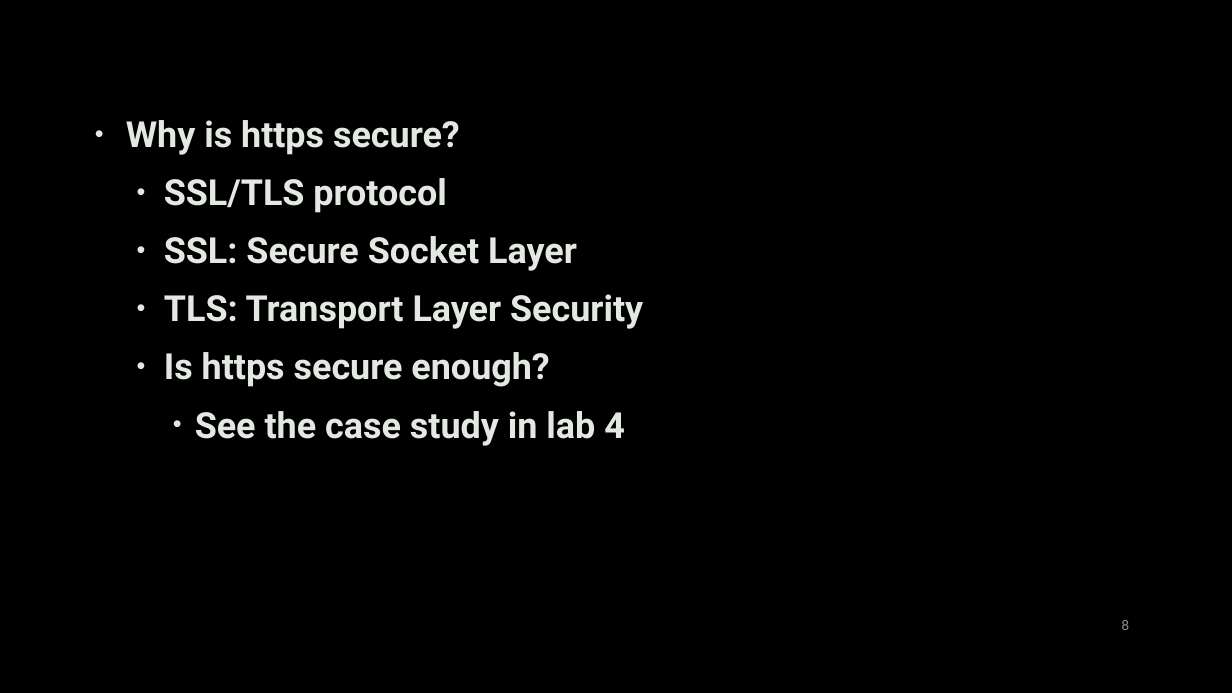
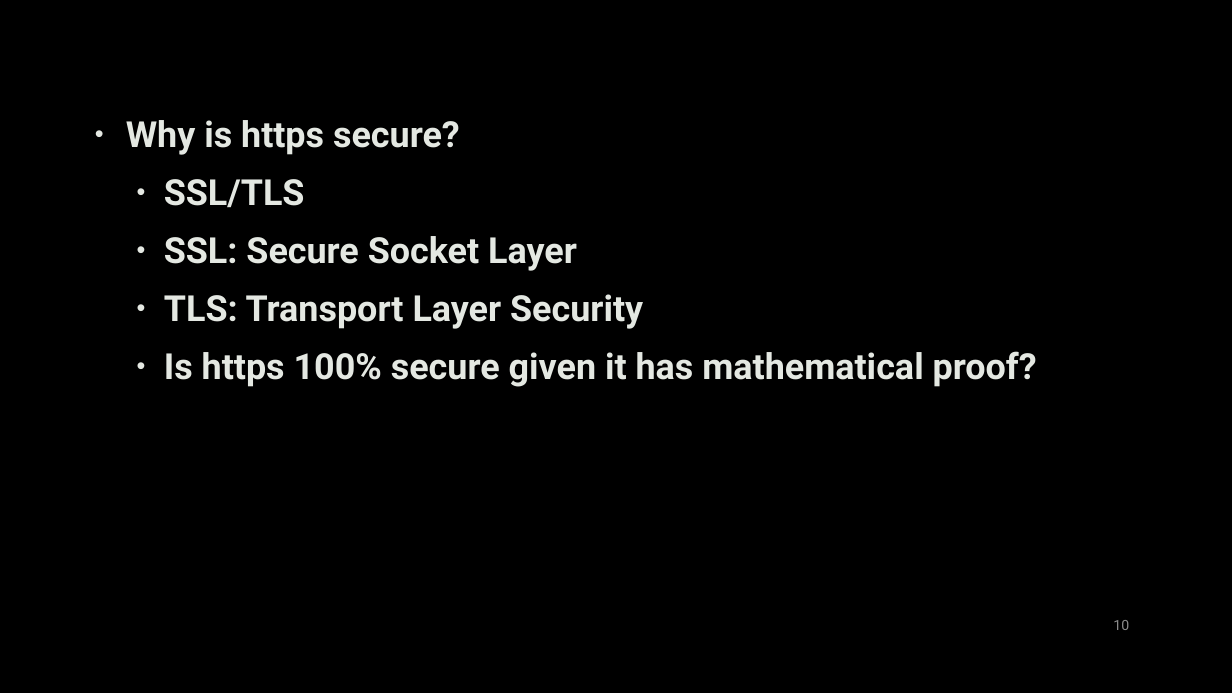
Before and after one commit to uwacyber/cits1003, a slide deck: slide 10 of cits1003-lecture_slides/CITS1003-3 NetworkAndComputers-exercises.pptx (slide 8 before the commit). Drawn at 1232x693 pixels with LibreOffice and Linux fonts; fonts in the diff are those of the drawing; background and template pictures are left out. Boxes give left, top, right and bottom in pixels: in the first picture for what was removed or moved away, otherwise in the second. Text is boxed around its words. In the diff, an @@ line names an element or a change of style, - is before the commit and + after.

```diff
--- a/cits1003-lecture_slides/CITS1003-3 NetworkAndComputers-exercises.pptx
+++ b/cits1003-lecture_slides/CITS1003-3 NetworkAndComputers-exercises.pptx
@@ text at (x1=164, y1=179, x2=305, y2=208): text changed @@
-  • SSL/TLS protocol
+  • SSL/TLS
@@ text at (x1=164, y1=351, x2=1037, y2=387): text changed @@
-  • Is https secure enough?
-    • See the case study in lab 4
+  • Is https 100% secure given it has mathematical proof?
@@ page number at (x1=1113, y1=620, x2=1129, y2=630): text changed @@
-8
+10
```
Also in this commit, not shown: 18 other slides changed, 15 slides added, 1 slide removed.
